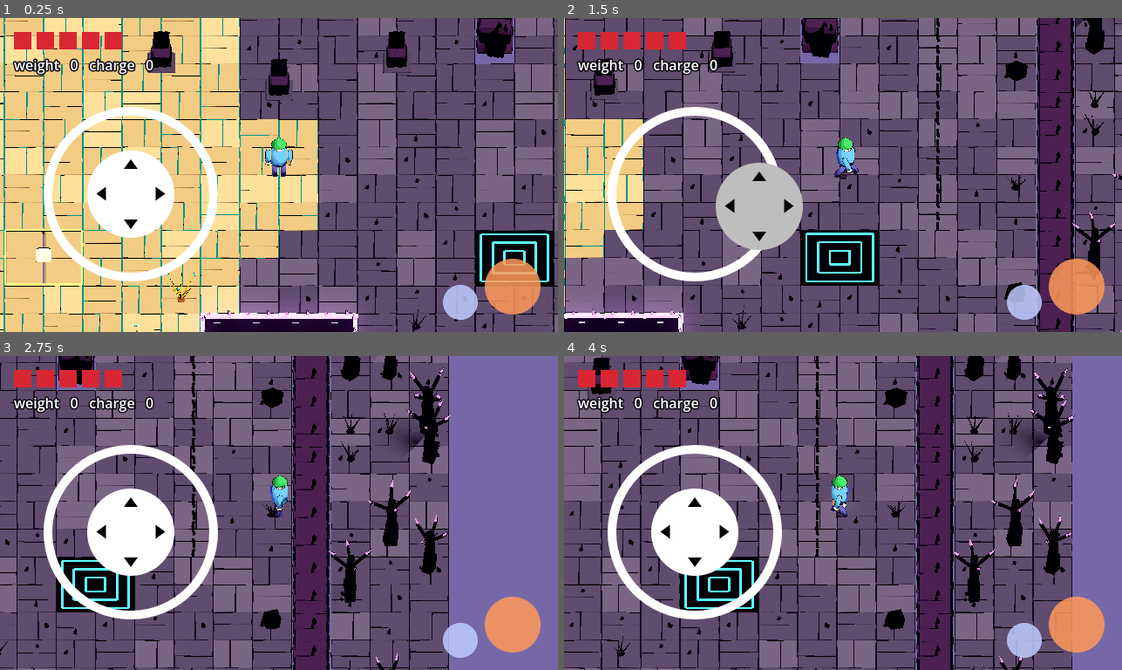
Above: before the commit, frames 1-4 (two rows, left to right).
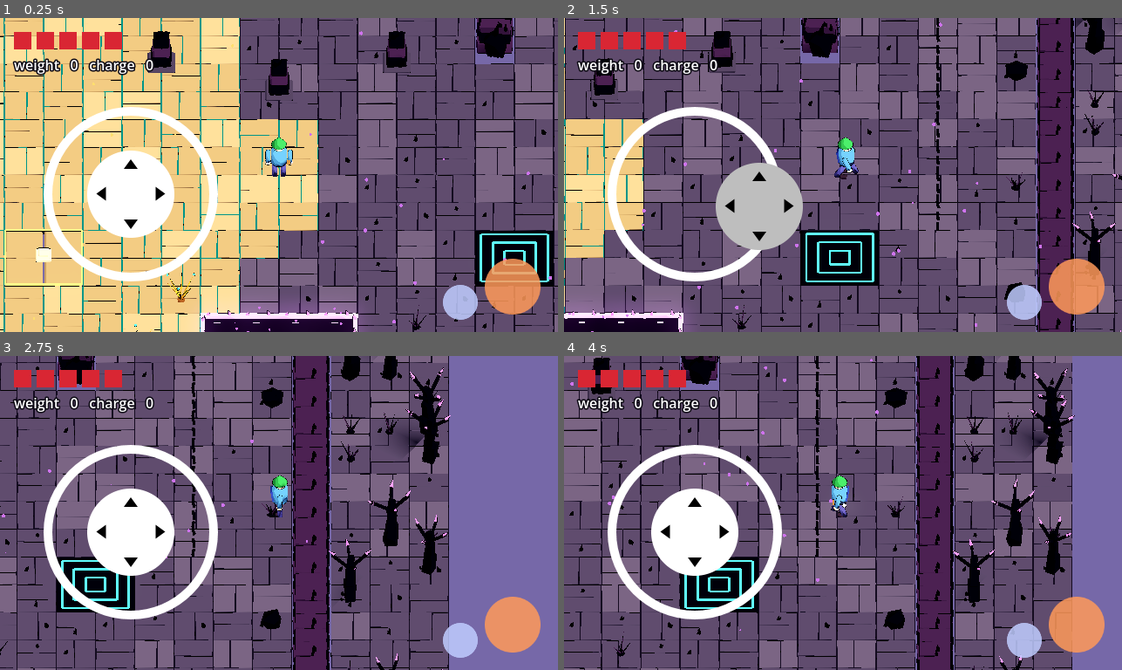
Above: after the commit, the same moments.

Repository: yogimathius/concept-01-restorative-zelda-3d
Game: Godot game, scene res://scenes/test/feel_lab.tscn
The game is run twice, just before and just after one commit, with the same random seed, the same clock (stepped at 60 frames per second) and the same inputs.
Inputs (mouse positions are in pixels of both pictures, inside the frame that each line leads up to):
- Up to frame 1 (0.25 s): no input
- Up to frame 2 (1.5 s): move the mouse to (965, 159) at 0.52 s; hold D (move_right) 0.53-1.25 s; tap Shift (dash) at 0.6 s; click (965, 159) at 0.67 s; tap K (restore) at 0.8 s; drag from (731, 190) to (815, 237) at 1.27 s
- Up to frame 3 (2.75 s): move the mouse to (334, 443) at 2.02 s; hold D (move_right) from 2.03 s (still down); tap Shift (dash) at 2.1 s; tap K (restore) at 2.3 s
- Up to frame 4 (4 s): release D (move_right) at 2.75 s; drag from (815, 575) to (675, 465) at 2.77 s; move the mouse to (1010, 560) at 3.52 s; hold A (move_left) from 3.53 s (still down); tap K (restore) at 3.6 s

The runs differ from the first frame. In frame 1, less than 0.1% of the frame differs, in the area x 19-99%, y 4-100%; in frame 2, 0.1%, in the area x 0-86%, y 1-100%; in frame 3, less than 0.1%; in frame 4, less than 0.1%.

Commit message:
feat: ambient motes, fireflies, pool bubbles; dash and overload bursts
Co-Authored-By: Claude Opus 5.5 <noreply@anthropic.com>

Diff:
--- a/scenes/test/feel_lab.tscn
+++ b/scenes/test/feel_lab.tscn
@@ -11,6 +11,7 @@
 [ext_resource type="PackedScene" path="res://scenes/ui/hud.tscn" id="9_hud"]
 [ext_resource type="PackedScene" path="res://scenes/hud/touch_controls.tscn" id="10_touch"]
 [ext_resource type="Script" path="res://scripts/test_props/lab_dressing.gd" id="11_dressing"]
+[ext_resource type="Script" path="res://scripts/vfx/ambient_motes.gd" id="12_motes"]
 
 [sub_resource type="BoxShape3D" id="BoxShape3D_ground"]
 size = Vector3(24, 0.2, 24)
@@ -138,3 +139,35 @@
 hero_path = NodePath("../Hero")
 
 [node name="TouchControls" parent="." instance=ExtResource("10_touch")]
+
+[node name="CorruptionMotes" type="Node3D" parent="."]
+transform = Transform3D(1, 0, 0, 0, 1, 0, 0, 0, 1, 6, 0, 0)
+script = ExtResource("12_motes")
+size = Vector3(11, 1.5, 22)
+color = Color(0.7, 0.36, 0.88, 1)
+amount = 40
+rise = 0.35
+lifetime = 5.0
+
+[node name="Fireflies" type="Node3D" parent="."]
+transform = Transform3D(1, 0, 0, 0, 1, 0, 0, 0, 1, -6, 0.3, 0)
+script = ExtResource("12_motes")
+size = Vector3(11, 1.2, 22)
+color = Color(1, 0.78, 0.35, 1)
+amount = 28
+rise = 0.12
+wander = 0.6
+lifetime = 6.0
+speck_size = 0.04
+glow = 2.2
+
+[node name="PoolBubbles" type="Node3D" parent="."]
+transform = Transform3D(1, 0, 0, 0, 1, 0, 0, 0, 1, 0, -0.05, 8)
+script = ExtResource("12_motes")
+size = Vector3(3.6, 0.2, 1.6)
+color = Color(0.72, 0.36, 0.9, 1)
+amount = 16
+rise = 0.5
+lifetime = 1.6
+speck_size = 0.035
+glow = 2.0
--- a/scripts/hero/hero.gd
+++ b/scripts/hero/hero.gd
@@ -143,6 +143,7 @@
 	_dash_cooldown_left = dash_time + dash_cooldown
 	dash_iframes = true
 	Juice.sfx("dash")
+	Juice.burst(global_position + Vector3.UP * 0.2, Color(0.85, 0.9, 1.0), 8)
 	dashed.emit()
 
 func find_influenceables(radius: float) -> Array[Node3D]:
@@ -314,11 +315,13 @@
 		StateDefinition.Overload.ROOT:
 			rooted_left = def.overload_duration
 			Juice.sfx("overload_root")
+			Juice.burst(global_position + Vector3.UP * 0.1, Color(0.62, 0.55, 0.45), 22)
 		StateDefinition.Overload.SURGE:
 			var heading := Vector3(_move_velocity.x, 0.0, _move_velocity.z)
 			_dash_dir = heading.normalized() if heading.length() > 0.2 else facing_3d()
 			surge_left = def.overload_duration
 			Juice.sfx("overload_surge")
+			Juice.burst(global_position + Vector3.UP * 0.5, Color(0.3, 0.95, 1.0), 22)
 	Juice.shake(0.5)
 	overload_started.emit(def.id)
 	lose_heart(&"overload")
--- /dev/null
+++ b/scripts/vfx/ambient_motes.gd
@@ -0,0 +1,52 @@
+class_name AmbientMotes
+extends Node3D
+## Slow drifting specks over an area: corruption motes, restored fireflies,
+## pool bubbles. CPU particles so it runs on gl_compatibility phones.
+
+@export var size := Vector3(4, 1, 4)
+@export var color := Color(0.7, 0.4, 0.9)
+@export var amount := 20
+@export var rise := 0.4            # upward drift, m/s
+@export var wander := 0.25         # sideways jitter, m/s
+@export var lifetime := 4.0
+@export var speck_size := 0.05
+@export var glow := 1.6
+
+var particles: CPUParticles3D
+
+func _ready() -> void:
+	particles = CPUParticles3D.new()
+	particles.amount = amount
+	particles.lifetime = lifetime
+	particles.preprocess = lifetime
+	particles.emission_shape = CPUParticles3D.EMISSION_SHAPE_BOX
+	particles.emission_box_extents = size * 0.5
+	particles.direction = Vector3.UP
+	particles.spread = 25.0
+	particles.gravity = Vector3(0, rise * 0.25, 0)
+	particles.initial_velocity_min = rise * 0.5
+	particles.initial_velocity_max = rise
+	particles.tangential_accel_min = -wander
+	particles.tangential_accel_max = wander
+	var fade := Curve.new()
+	fade.add_point(Vector2(0, 0))
+	fade.add_point(Vector2(0.2, 1))
+	fade.add_point(Vector2(0.8, 1))
+	fade.add_point(Vector2(1, 0))
+	particles.scale_amount_curve = fade
+	var mesh := SphereMesh.new()
+	mesh.radius = speck_size
+	mesh.height = speck_size * 2
+	mesh.radial_segments = 6
+	mesh.rings = 3
+	var mat := StandardMaterial3D.new()
+	mat.shading_mode = BaseMaterial3D.SHADING_MODE_UNSHADED
+	mat.albedo_color = color
+	mat.emission_enabled = true
+	mat.emission = color
+	mat.emission_energy_multiplier = glow
+	mesh.material = mat
+	particles.mesh = mesh
+	particles.position.y = size.y * 0.5
+	add_child(particles)
+	particles.emitting = true
--- /dev/null
+++ b/tests/unit/test_vfx.gd
@@ -0,0 +1,25 @@
+extends TestCase
+
+func test_ambient_motes_emit_over_their_area() -> void:
+	var m := AmbientMotes.new()
+	m.size = Vector3(6, 1, 4)
+	m.color = Color(0.7, 0.4, 0.9)
+	m.amount = 24
+	world.add_child(m)
+	var p := m.particles
+	check(p is CPUParticles3D and p.emitting, "emitting CPU particles (phone-safe)")
+	check(p.amount == 24, "amount applied")
+	check(p.emission_shape == CPUParticles3D.EMISSION_SHAPE_BOX and p.emission_box_extents == Vector3(3, 0.5, 2),
+		"box emission matches area")
+
+func test_hero_actions_leave_bursts() -> void:
+	add_floor()
+	var hero: Hero = preload("res://scenes/hero/hero.tscn").instantiate()
+	hero.use_device_input = false
+	hero.hero_class = HeroClass.new()
+	world.add_child(hero)
+	await step(2)
+	var before := tree.root.get_child_count()
+	hero.request_dash()
+	hero.gauge.add(&"weight", 100.0)
+	check(tree.root.get_child_count() >= before + 2, "dash puff and overload burst spawned")
Not shown, added: scripts/vfx/ambient_motes.gd.uid
Not shown, added: tests/unit/test_vfx.gd.uid
